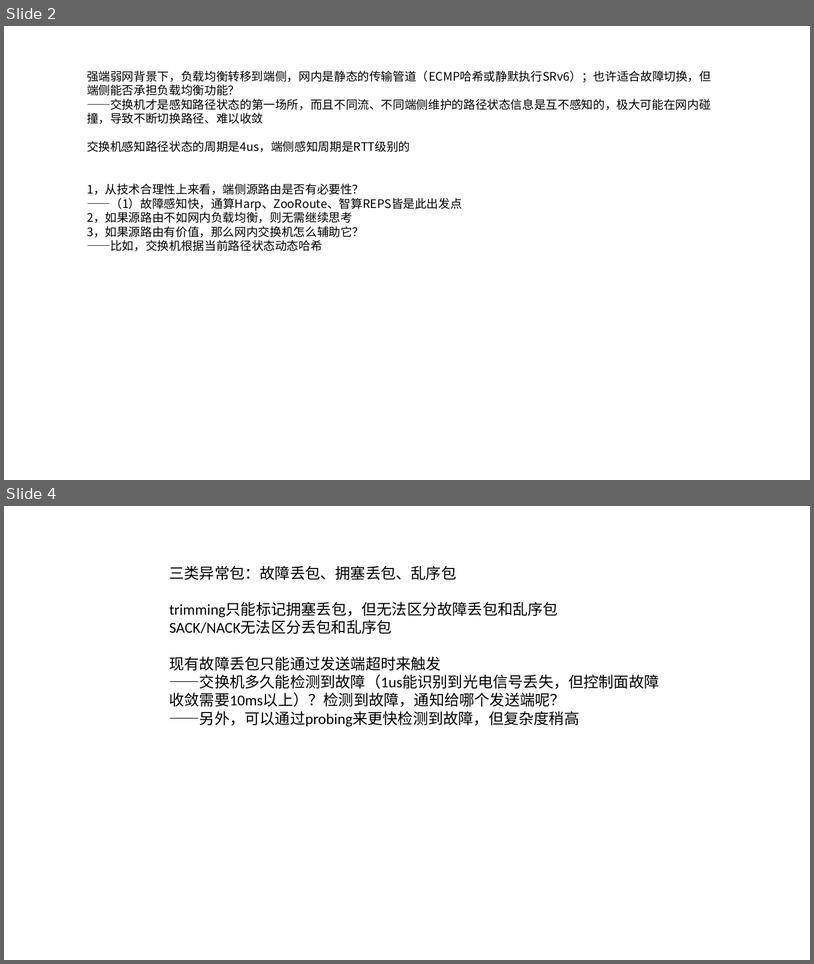
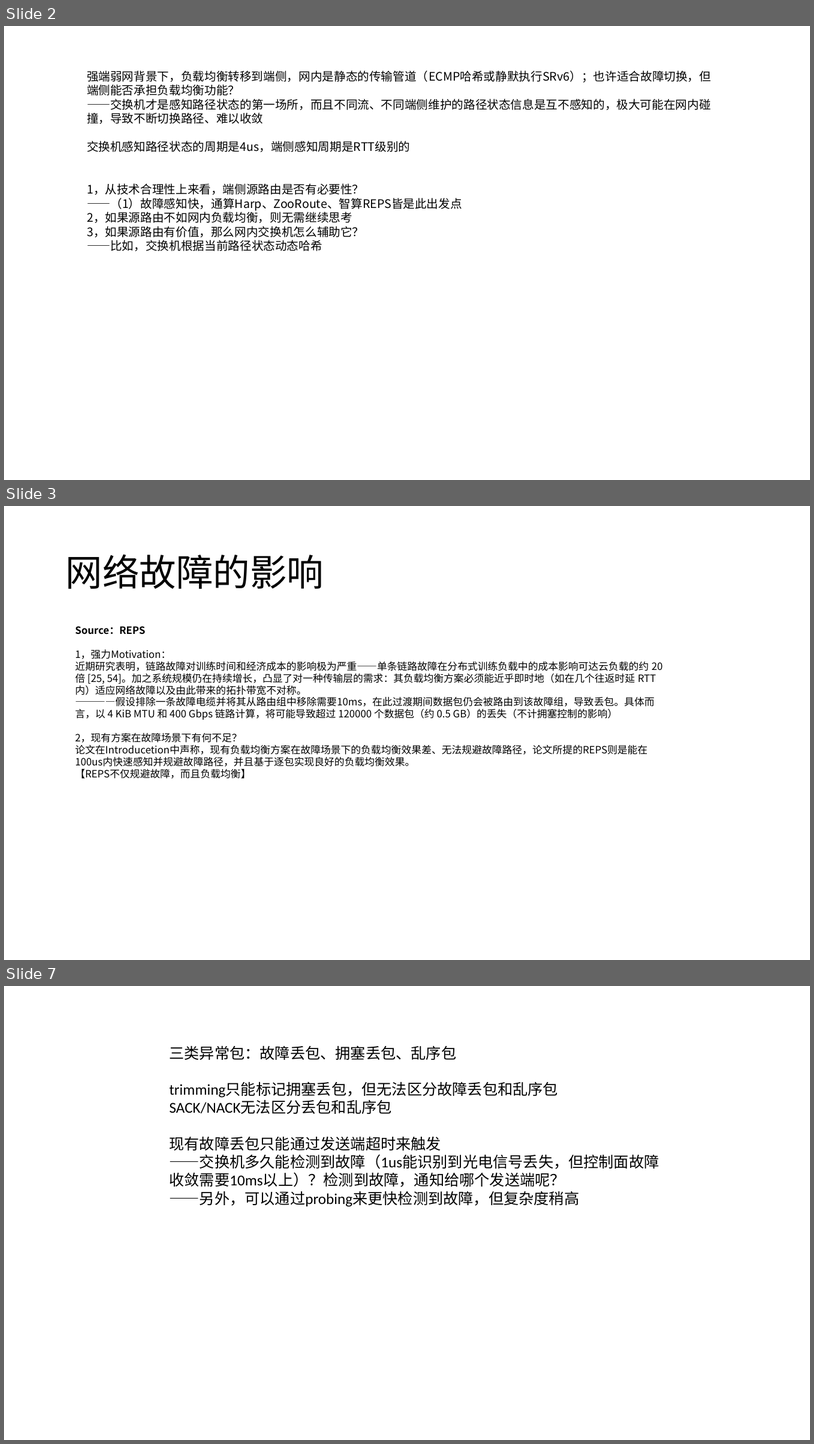
Before and after one commit to dxl041/Academics, a slide deck: Comparison/总结.pptx. Shown one above the other, each under a label of ours: slides 2 and 4 before the commit, slides 2, 3 and 7 after it; the slides between them are not shown. The pictures are 814x964 and 814x1444 pixels, drawn with LibreOffice and Linux fonts; fonts in the diff are those of the drawing. Boxes give left, top, right and bottom in pixels: in the first picture for what was removed or moved away, otherwise in the second. Text is boxed around its words. In the diff, an @@ line names an element or a change of style, - is before the commit and + after.

```diff
--- a/Comparison/总结.pptx
+++ b/Comparison/总结.pptx
@@ slide 3 added at (4, 506, 810, 960), background #FFFFFF @@
@@ text added at (65, 554, 324, 589), 44 pt, text #000000 @@
+网络故障的影响
@@ text added at (75, 626, 663, 778), 12 pt, text #000000 @@
+Source：REPS
+1，强力Motivation：
+近期研究表明，链路故障对训练时间和经济成本的影响极为严重——单条链路故障在分布式训练负载中的成本影响可达云负载的约 20 倍 [25, 54]。加之系统规模仍在持续增长，凸显了对一种传输层的需求：其负载均衡方案必须能近乎即时地（如在几个往返时延 RTT 内）适应网络故障以及由此带来的拓扑带宽不对称。
+————假设排除一条故障电缆并将其从路由组中移除需要10ms，在此过渡期间数据包仍会被路由到该故障组，导致丢包。具体而言，以 4 KiB MTU 和 400 Gbps 链路计算，将可能导致超过 120000 个数据包（约 0.5 GB）的丢失（不计拥塞控制的影响）
+2，现有方案在故障场景下有何不足？
+论文在Introducetion中声称，现有负载均衡方案在故障场景下的负载均衡效果差、无法规避故障路径，论文所提的REPS则是能在100us内快速感知并规避故障路径，并且基于逐包实现良好的负载均衡效果。
+【REPS不仅规避故障，而且负载均衡】
@@ what was slide 4 is now slide 7 @@
```
Also in this commit, not shown: 4 other slides added, 1 slide removed, 8 other files.
